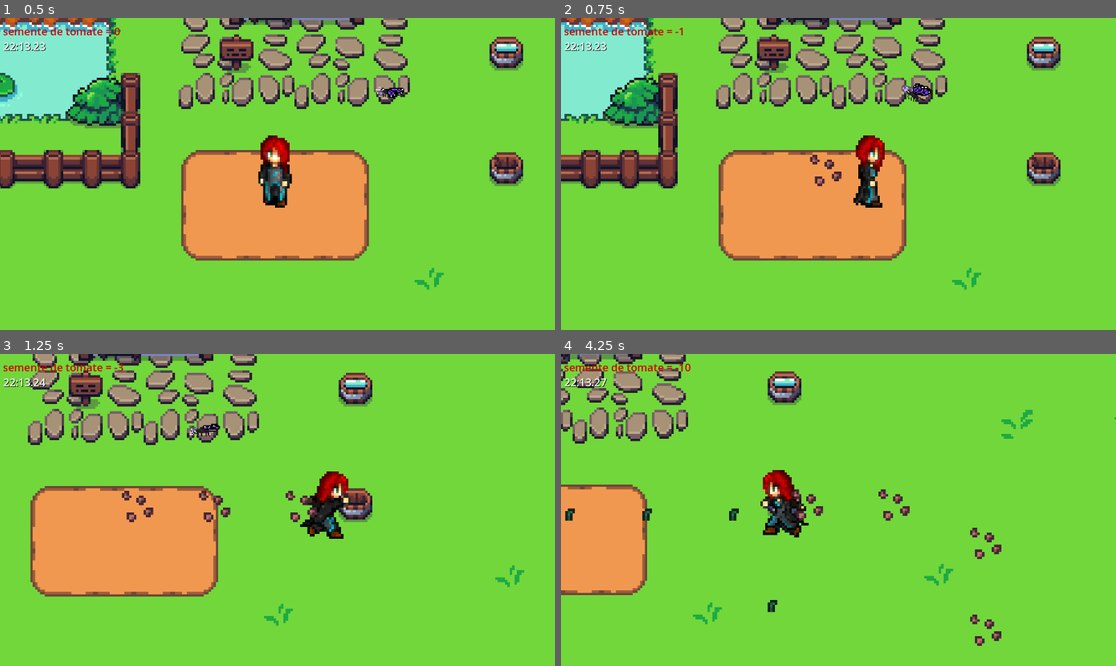
Above: before the commit, frames 1-4 (two rows, left to right).
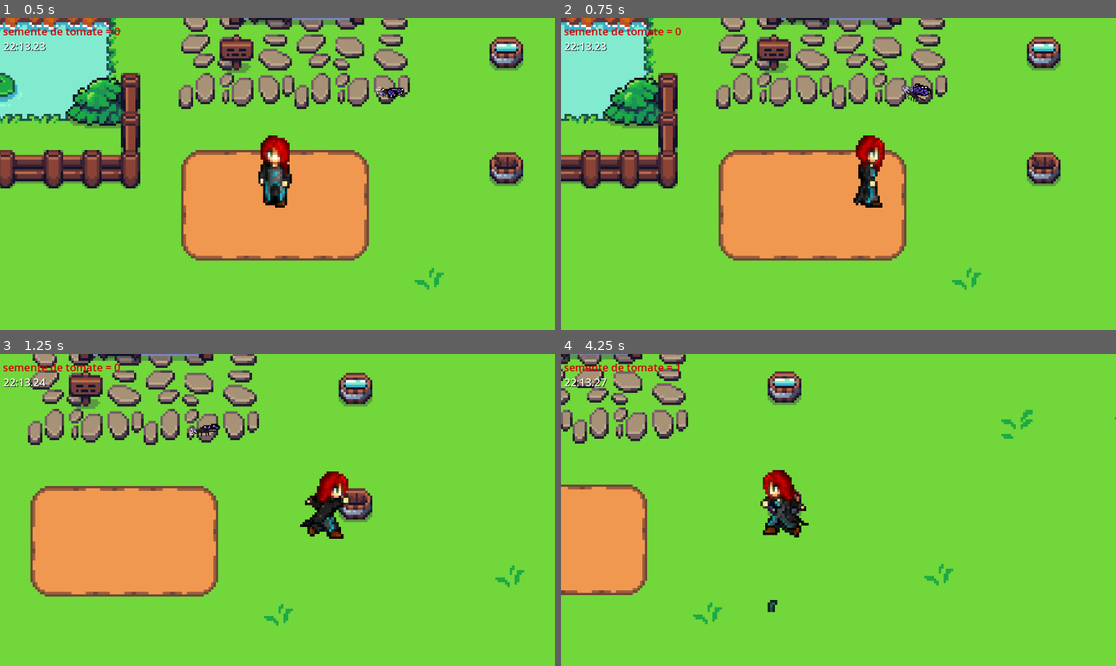
Above: after the commit, the same moments.

Repository: sembask/game-farm
Game: Godot game, scene res://principal.tscn
The game is run twice, just before and just after one commit, with the same random seed, the same clock (stepped at 60 frames per second) and the same inputs.
Inputs:
- Up to frame 1 (0.5 s): no input
- Up to frame 2 (0.75 s): tap Enter (ui_accept) at 0.5 s; hold Right (ui_right) from 0.53 s (still down); tap F (acao_geral) at 0.6 s
- Up to frame 3 (1.25 s): keep holding Right (ui_right); tap Enter (ui_accept) at 0.77, 1.07 s; tap C (colher, bound only after the commit) at 0.8 s
- Up to frame 4 (4.25 s): release Right (ui_right) at 1.28 s; hold Down (ui_down) 1.28-2.03 s; tap C (colher, bound only after the commit) at 1.35, 3.05, 3.6 s; tap Enter (ui_accept) at 1.52, 1.55, 1.82, 2.1, 3.02, 3.32, 3.77, 3.8, 4.07 s; hold Right (ui_right) 2.03-2.78 s; tap F (acao_geral) at 2.3, 2.85 s; hold Up (ui_up) 2.78-3.53 s; hold Left (ui_left) from 3.53 s (still down)

Frame 1 is identical in both runs. In frame 2, 0.2% of the frame differs, in the area x 20-51%, y 3-54%; in frame 3, 0.6%; in frame 4, 0.9%, in the area x 0-80%, y 3-94%.

Commit message:
Adicionado mecanica de colher a instancia do milho

Diff:
--- a/milho.gd
+++ b/milho.gd
@@ -1,6 +1,8 @@
 extends Area2D
 
 var plantou = false
+var pode_colher = false
+var colidiu_milho = false
 # Called when the node enters the scene tree for the first time.
 func _ready() -> void:
 	show()
@@ -19,8 +21,17 @@
 	await get_tree().create_timer(6.0).timeout
 	$AnimatedSprite2D.frame = 5
 	plantou = false
+	pode_colher = true
 
 
 # Called every frame. 'delta' is the elapsed time since the previous frame.
 func _process(delta: float) -> void:
-	pass
+	if pode_colher and Input.is_action_just_pressed("colher") and colidiu_milho:
+		queue_free()
+
+func _on_body_entered(body: Node2D) -> void:
+	colidiu_milho = true
+
+
+func _on_body_exited(body: Node2D) -> void:
+	colidiu_milho = false
--- a/milho.tscn
+++ b/milho.tscn
@@ -58,6 +58,7 @@
 height = 18.0
 
 [node name="milho" type="Area2D"]
+collision_mask = 5
 script = ExtResource("1_evmdj")
 
 [node name="AnimatedSprite2D" type="AnimatedSprite2D" parent="."]
@@ -67,3 +68,6 @@
 
 [node name="CollisionShape2D" type="CollisionShape2D" parent="."]
 shape = SubResource("CapsuleShape2D_yfe1x")
+
+[connection signal="body_entered" from="." to="." method="_on_body_entered"]
+[connection signal="body_exited" from="." to="." method="_on_body_exited"]
--- a/principal.gd
+++ b/principal.gd
@@ -8,7 +8,8 @@
 
 # Called every frame. 'delta' is the elapsed time since the previous frame.
 func _process(delta: float) -> void:
-	if Input.is_action_just_released("ui_accept"):
+	if Input.is_action_just_released("ui_accept") and Dados.semente > 0:
 		var instance_node_milho = node_milho.instantiate()
 		instance_node_milho.position = $fazendeiro.position
 		add_child(instance_node_milho)
+		Dados.semente < 1
--- a/principal.tscn
+++ b/principal.tscn
@@ -321,6 +321,7 @@
 
 [node name="tomate" type="Area2D" parent="."]
 position = Vector2(359, 263)
+collision_mask = 5
 monitorable = false
 script = ExtResource("3_ilj2h")
 
@@ -335,6 +336,7 @@
 
 [node name="tomate2" type="Area2D" parent="."]
 position = Vector2(378, 263)
+collision_mask = 5
 monitorable = false
 script = ExtResource("3_ilj2h")
 
@@ -380,6 +382,7 @@
 script = ExtResource("8_dcdon")
 
 [node name="sementes" type="Area2D" parent="."]
+collision_mask = 5
 monitorable = false
 
 [node name="CollisionShape2D" type="CollisionShape2D" parent="sementes"]
--- a/project.godot
+++ b/project.godot
@@ -26,6 +26,11 @@
 "events": [Object(InputEventKey,"resource_local_to_scene":false,"resource_name":"","device":0,"window_id":0,"alt_presse …(189 unchanged characters)…
 ]
 }
+colher={
+"deadzone": 0.5,
+"events": [Object(InputEventKey,"resource_local_to_scene":false,"resource_name":"","device":0,"window_id":0,"alt_pressed":false,"shift_pressed":false,"ctrl_pressed":false,"meta_pressed":false,"pressed":false,"keycode":0,"physical_keycode":67,"key_label":0,"unicode":0,"location":0,"echo":false,"script":null)
+]
+}
 
 [rendering]
 
